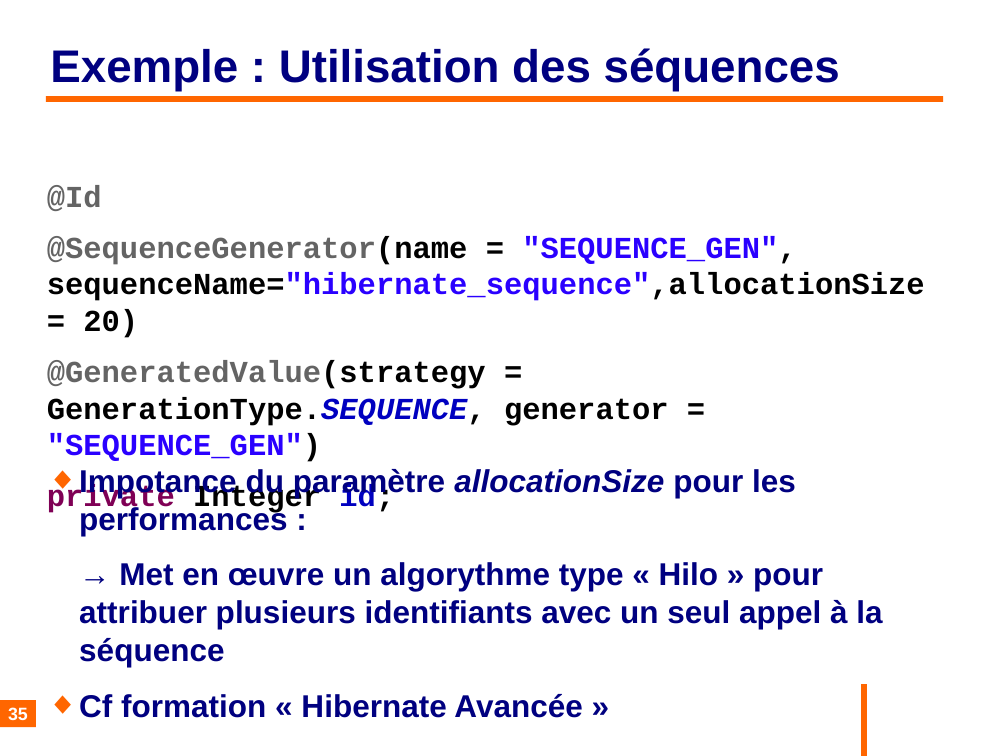
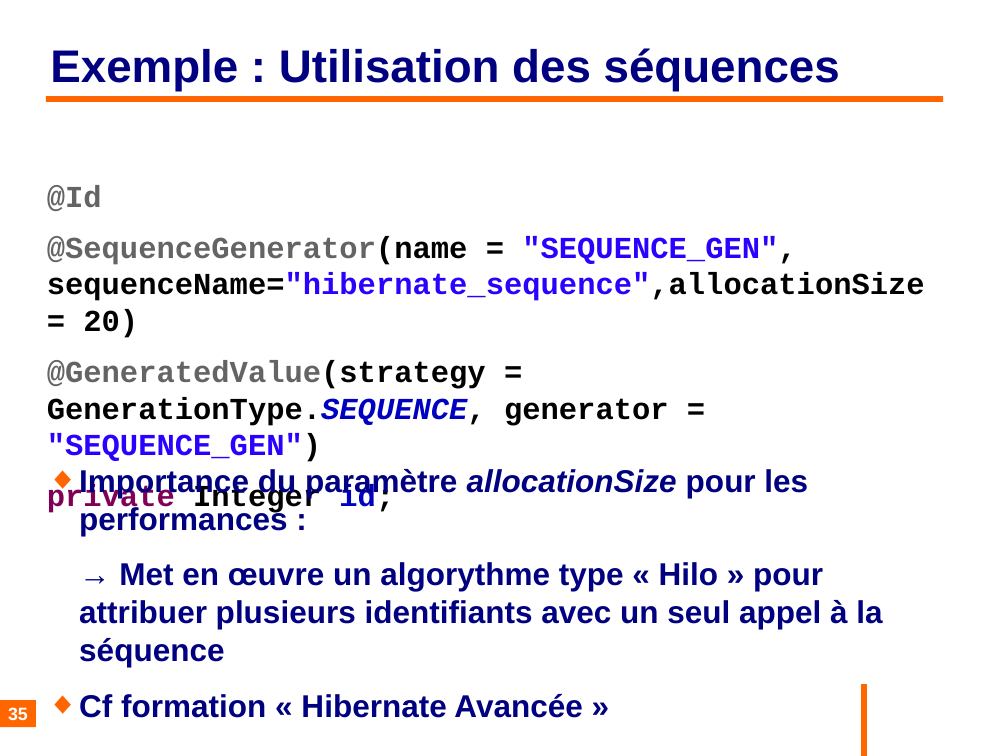
Before and after one commit to philphils/formation-hibernate-basique, a slide deck: slide 35 of Documentation/diapo_formation_hibernate.odp. Drawn at 1008x756 pixels with LibreOffice and Linux fonts; fonts in the diff are those of the drawing; background and template pictures are left out. Boxes give left, top, right and bottom in pixels: in the first picture for what was removed or moved away, otherwise in the second. Text is boxed around its words. In the diff, an @@ line names an element or a change of style, - is before the commit and + after.

```diff
--- a/Documentation/diapo_formation_hibernate.odp
+++ b/Documentation/diapo_formation_hibernate.odp
@@ text at [79, 467, 808, 536]: text changed @@
-◆ Impotance du paramètre allocationSize pour les performances :
+◆ Importance du paramètre allocationSize pour les performances :
```
